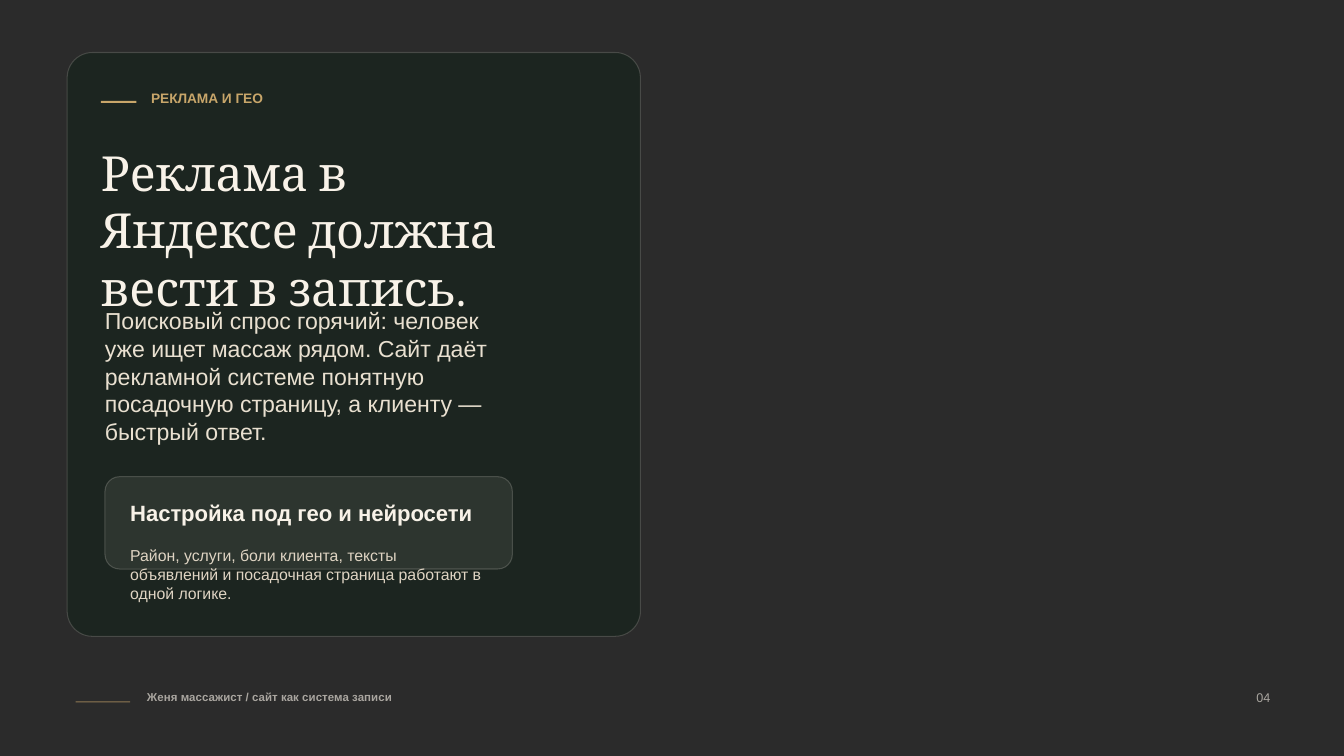
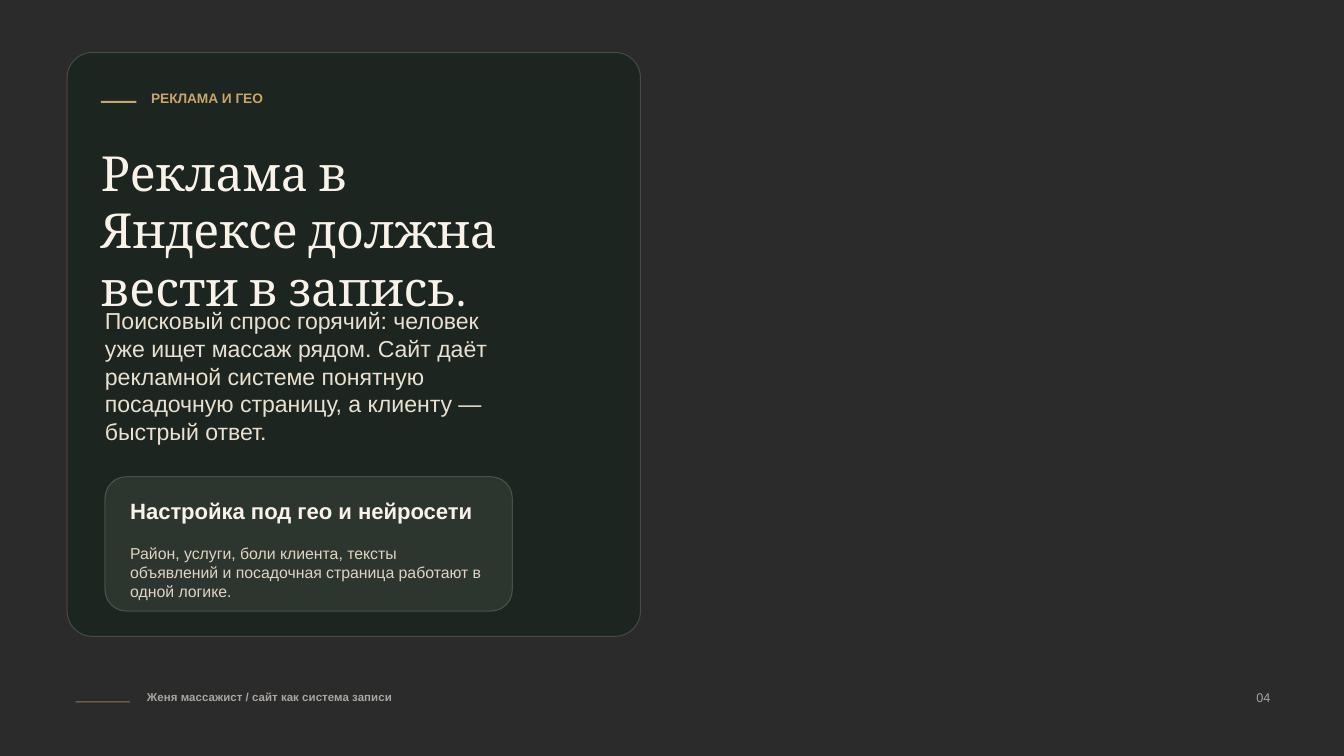
Before and after one commit to Alekseyradar/zhenya-massage, a slide deck: slide 4 of presentations/site-value-for-massage-therapist.pptx. Drawn at 1344x756 pixels with LibreOffice and Linux fonts; fonts in the diff are those of the drawing; background and template pictures are left out; a plain dark background stands for a picture behind light text. Boxes give left, top, right and bottom in pixels: in the first picture for what was removed or moved away, otherwise in the second. Text is boxed around its words. In the diff, an @@ line names an element or a change of style, - is before the commit and + after.

Commit message:
Polish presentation card spacing

```diff
--- a/presentations/site-value-for-massage-therapist.pptx
+++ b/presentations/site-value-for-massage-therapist.pptx
@@ rounded rectangle: place and size @@
-rounded rectangle at box(105, 477, 512, 570)
+rounded rectangle at box(105, 477, 512, 611)
```
Also in this commit, not shown: 3 other slides changed.
